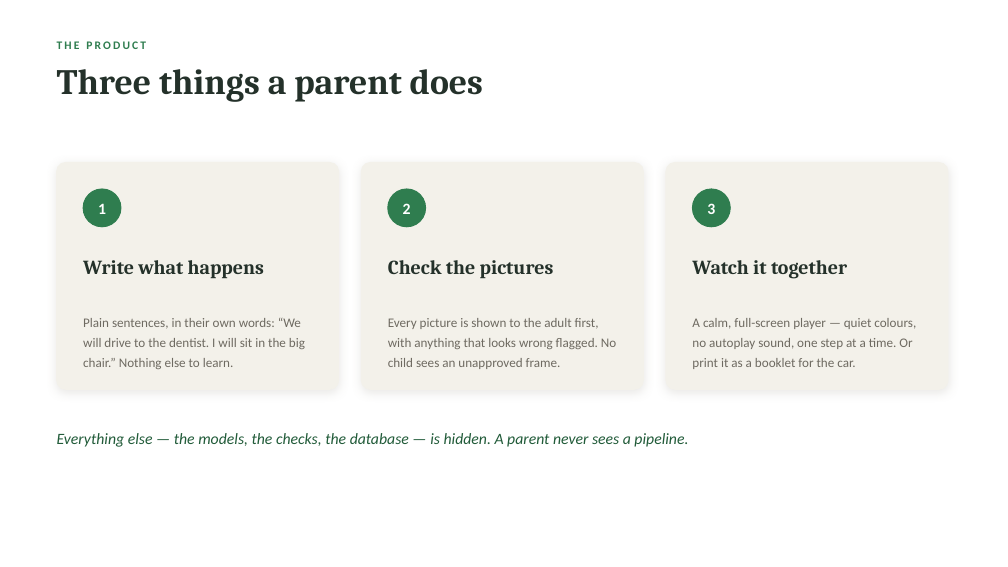
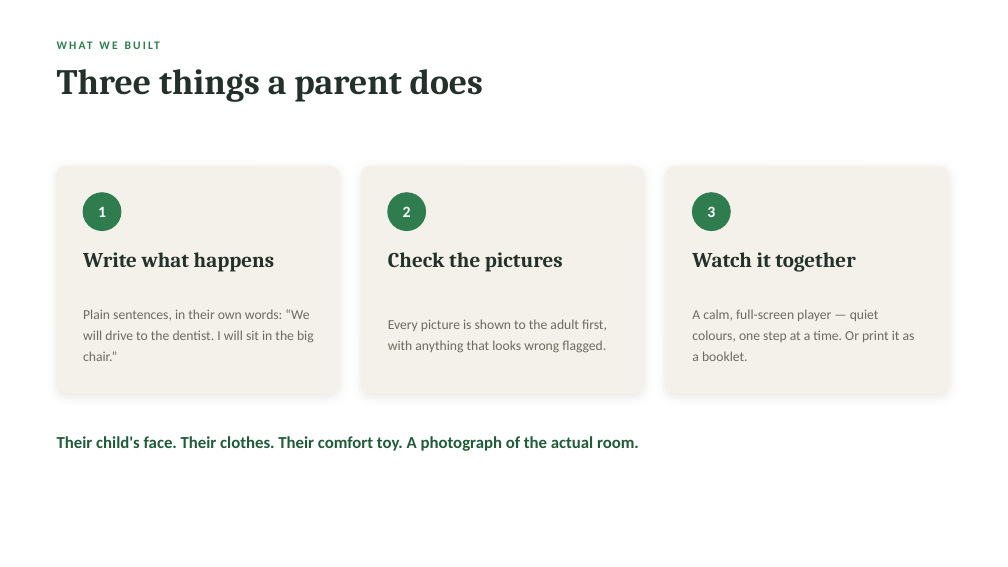
Before and after one commit to ParishruthiGanesh/Agentic_Cinema, a slide deck: slide 5 of docs/deck/PreviewPal.pptx (slide 8 before the commit). Drawn at 1008x567 pixels with LibreOffice and Linux fonts; fonts in the diff are those of the drawing. Boxes give left, top, right and bottom in pixels: in the first picture for what was removed or moved away, otherwise in the second. Text is boxed around its words. In the diff, an @@ line names an element or a change of style, - is before the commit and + after.

```diff
--- a/docs/deck/PreviewPal.pptx
+++ b/docs/deck/PreviewPal.pptx
@@ text at box(57, 41, 146, 49): text changed @@
-THE PRODUCT
+WHAT WE BUILT
@@ 3 rounded rectangles, 3 ellipses: place and size @@
-3 rounded rectangles, 3 ellipses at box(57, 163, 948, 389)
+3 rounded rectangles, 3 ellipses at box(57, 166, 948, 393)
@@ size 19 to 20 pt in 3 elements at box(83, 252, 275, 272), box(388, 252, 563, 272), box(692, 252, 855, 272) @@
@@ text at box(83, 309, 314, 361): text changed; size 12.5 to 13 pt @@
-Plain sentences, in their own words: “We will drive to the dentist. I will sit in the big chair.” Nothing else to learn.
+Plain sentences, in their own words: “We will drive to the dentist. I will sit in the big chair.”
@@ text at box(388, 319, 607, 353): text changed; size 12.5 to 13 pt @@
-Every picture is shown to the adult first, with anything that looks wrong flagged. No child sees an unapproved frame.
+Every picture is shown to the adult first, with anything that looks wrong flagged.
@@ text at box(692, 309, 915, 361): text changed; size 12.5 to 13 pt @@
-A calm, full-screen player — quiet colours, no autoplay sound, one step at a time. Or print it as a booklet for the car.
+A calm, full-screen player — quiet colours, one step at a time. Or print it as a booklet.
@@ text at box(57, 436, 639, 451): text changed; size 15 to 16 pt; bold on; italic off @@
-Everything else — the models, the checks, the database — is hidden. A parent never sees a pipeline.
+Their child's face. Their clothes. Their comfort toy. A photograph of the actual room.
```
Also in this commit, not shown: 7 other slides changed, 2 slides added, 7 slides removed, 1 other file.
